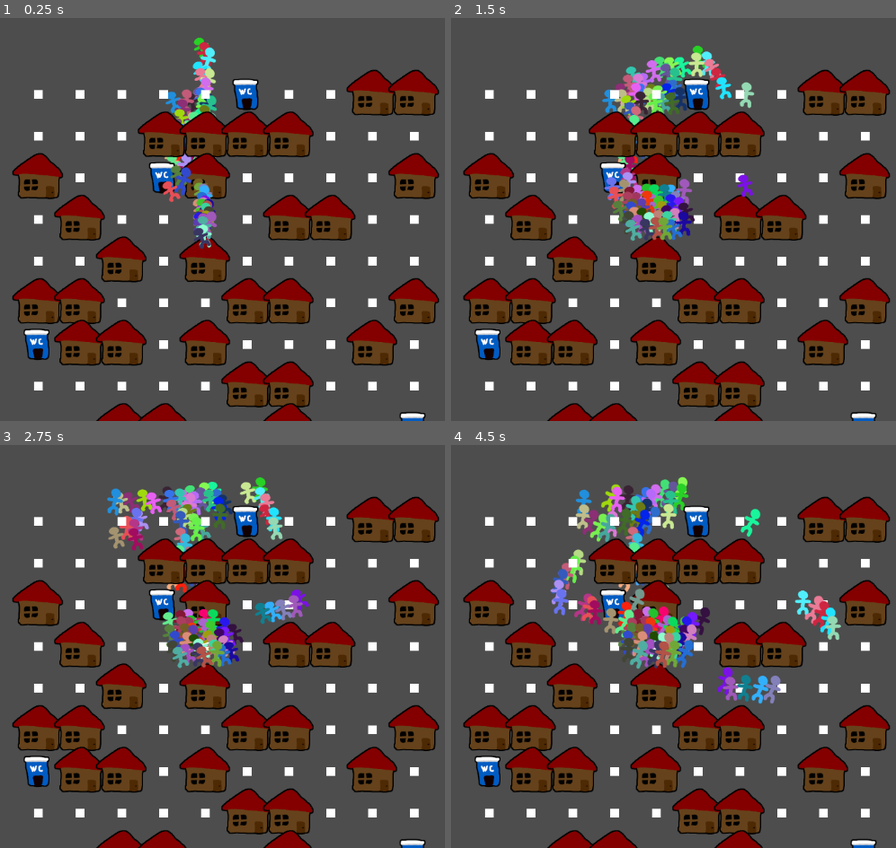
Above: before the commit, frames 1-4 (two rows, left to right).
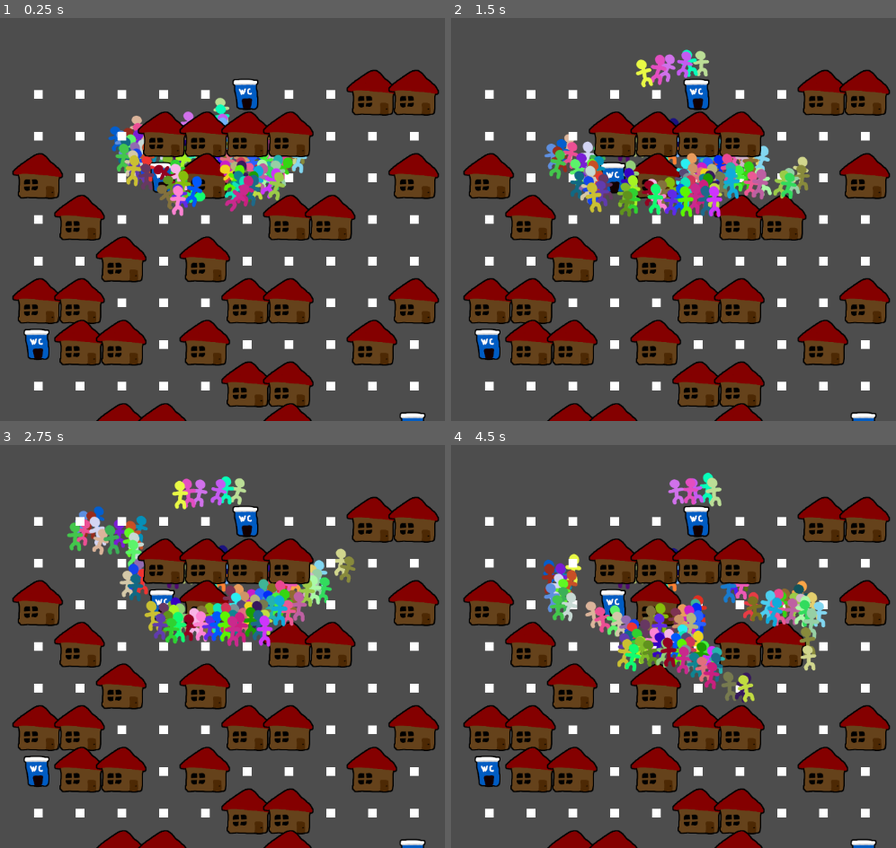
Above: after the commit, the same moments.

Repository: Viggzta/gmtk-jam-2024
Game: Godot game, scene res://scenes/test/felix/testscne.tscn
Same seed, same stepped clock (60 frames per second), same inputs: the game is played once before the commit and once after it.
Inputs (mouse positions are in pixels of both pictures, inside the frame that each line leads up to):
- Up to frame 1 (0.25 s): no input
- Up to frame 2 (1.5 s): move the mouse to (815, 199) at 0.52 s; click (815, 199) at 0.67 s; move the mouse to (513, 239) at 1.27 s; click (513, 239) at 1.42 s
- Up to frame 3 (2.75 s): move the mouse to (275, 557) at 2.02 s; click (275, 557) at 2.17 s
- Up to frame 4 (4.5 s): move the mouse to (620, 727) at 2.77 s; click (620, 727) at 2.92 s; move the mouse to (873, 706) at 3.52 s; click (873, 706) at 3.67 s; move the mouse to (outside the picture) at 4.27 s; click (outside the picture) at 4.42 s

The runs differ from the first frame. In frame 1, 5.4% of the frame differs, in the area x 24-70%, y 4-58%; in frame 2, 9.2%; in frame 3, 9.8%; in frame 4, 11%, in the area x 20-88%, y 6-65%.

Commit message:
dude stuff

Diff:
--- a/src/scenes/npc/dude.gd
+++ b/src/scenes/npc/dude.gd
@@ -8,9 +8,11 @@
 var animation_step_move: float = 0
 var animation_direction: float = 1
 var animation_direction_move: float = 1
-var movement_speed: float = 5.0
+var movement_speed: float = 200.0
 var current_movement_speed: float = 0.0
 var movement_target_position: Vector2 = Vector2(60.0, 180.0)
+var lastpos: Vector2
+var id: int
 
 func _ready() -> void:
 	# These values need to be adjusted for the actor's speed
@@ -21,6 +23,7 @@
 	# Make sure to not await during _ready.
 	call_deferred("actor_setup")
 
+	id = randi()
 	animation_step = randf()
 	animation_step_move = randf()
 	sprite_2d.modulate = Color(randf(), randf(), randf())
@@ -36,21 +39,25 @@
 	navigation_agent.target_position = movement_target
 
 func _physics_process(_delta: float) -> void:
-	if navigation_agent.is_navigation_finished():
-		return
+	rotation_degrees = 0
+
+	#if navigation_agent.is_navigation_finished():
+	#	return
 
 	var current_agent_position: Vector2 = global_position
 	var next_path_position: Vector2 = navigation_agent.get_next_path_position()
 
 	# print("current: ", current_agent_position, " next: ", next_path_position)
-	var velocity: Vector2 = current_agent_position.direction_to(next_path_position) * movement_speed
-	current_movement_speed = velocity.length()
-	move_and_collide(velocity)
+	var movement: Vector2 = position - lastpos
+	lastpos = position
+	linear_velocity = current_agent_position.direction_to(next_path_position) * movement_speed
+	current_movement_speed = movement.length()
+	# move_and_collide(velocity)
 
 func _process(delta: float) -> void:
 	_update_animation_step(delta)
-	image_root.scale.y = 0.75 + (0.25 * Interpolation.smooth_step(animation_step_move))
-	image_root.rotation_degrees = -30.0 + (60.0 * animation_step_move)
+	image_root.scale.y = 1+sin(id+Time.get_ticks_msec()/1000.0*10.0)*0.1
+	image_root.rotation_degrees = sin(id+Time.get_ticks_msec()/1000.0*16.0)*5*current_movement_speed
 	sprite_2d.z_index = int(position.y)
 
 func _update_animation_step(delta: float) -> void:
